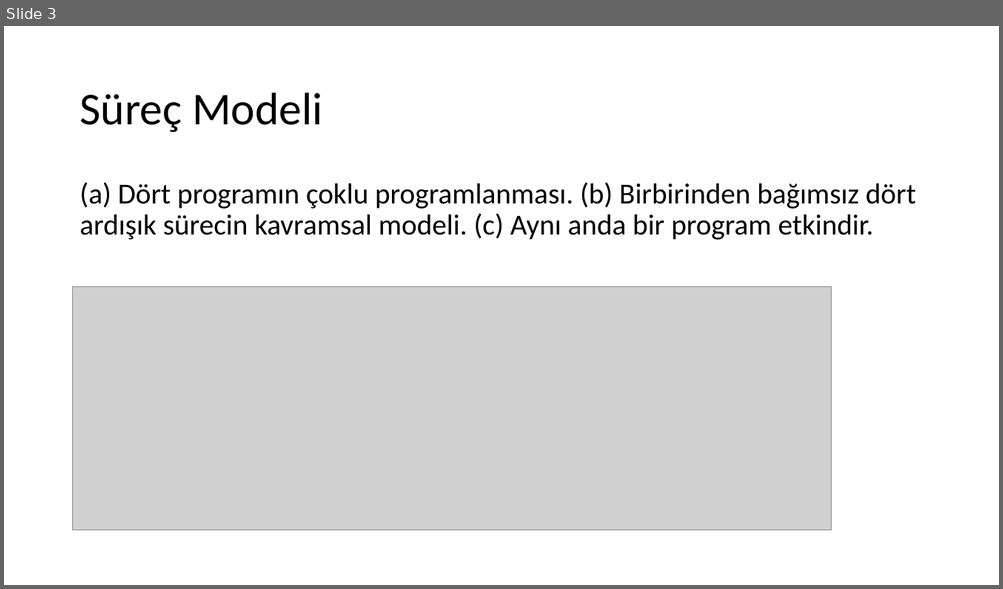
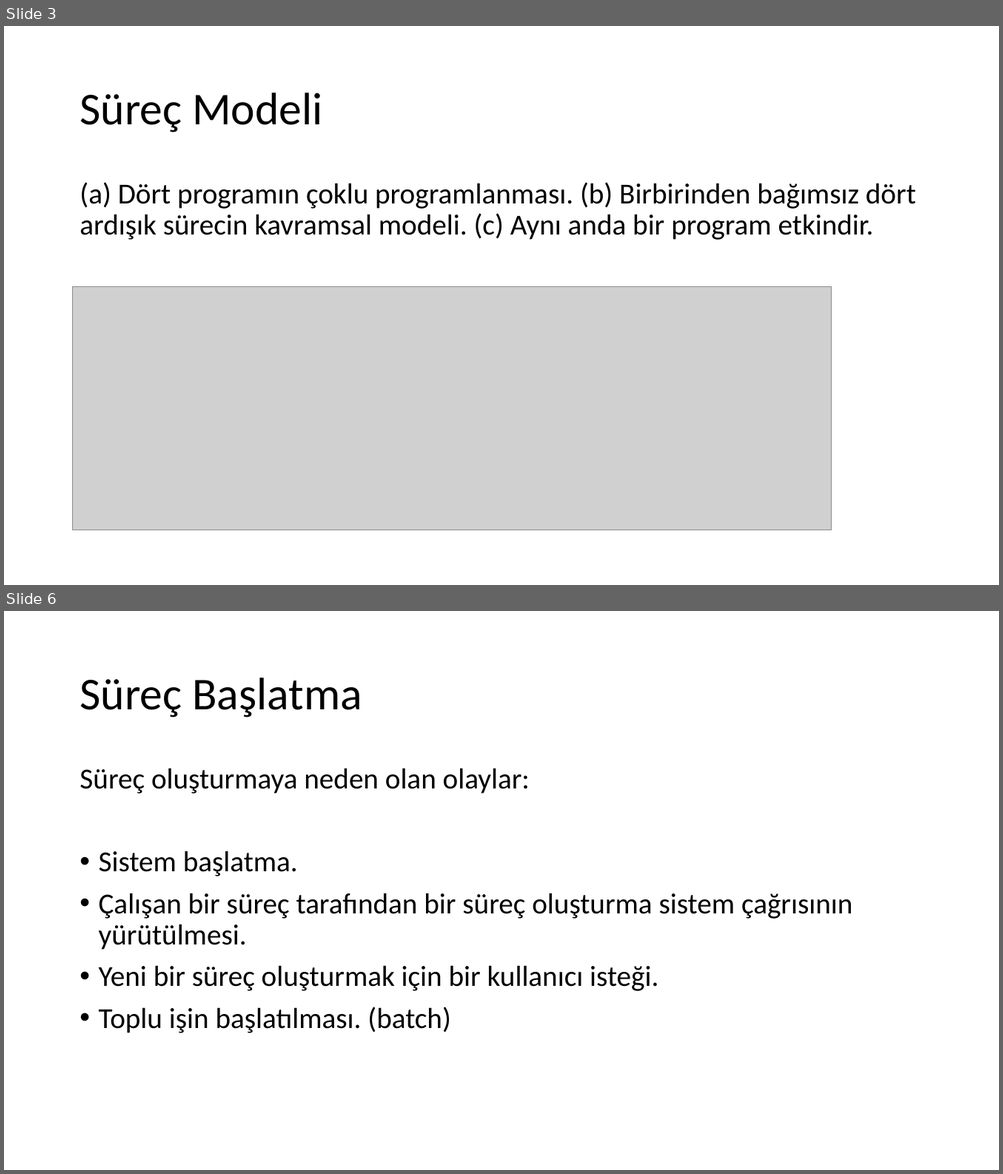
Before and after one commit to sercankulcu/sercankulcu.github.io, a slide deck: assets/teaching/os/2_Bolum_2_Surecler.pptx. Shown one above the other, each under a label of ours: slide 3 before the commit, slides 3 and 6 after it; the slides between them are not shown. The pictures are 1003x589 and 1003x1174 pixels, drawn with LibreOffice and Linux fonts; fonts in the diff are those of the drawing; grey boxes stand for pictures. Boxes give left, top, right and bottom in pixels: in the first picture for what was removed or moved away, otherwise in the second. Text is boxed around its words. In the diff, an @@ line names an element or a change of style, - is before the commit and + after.

```diff
--- a/assets/teaching/os/2_Bolum_2_Surecler.pptx
+++ b/assets/teaching/os/2_Bolum_2_Surecler.pptx
@@ slide 6 added at [4, 611, 999, 1170], background #FFFFFF @@
@@ title added at [79, 678, 361, 718], 44 pt, text #000000 @@
+Süreç Başlatma
@@ text added at [79, 768, 852, 1034], 28 pt, text #000000 @@
+Süreç oluşturmaya neden olan olaylar:
+• Sistem başlatma.
+• Çalışan bir süreç tarafından bir süreç oluşturma sistem çağrısının yürütülmesi.
+• Yeni bir süreç oluşturmak için bir kullanıcı isteği.
+• Toplu işin başlatılması. (batch)
```
Also in this commit, not shown: 14 other slides added, 1 other file.
